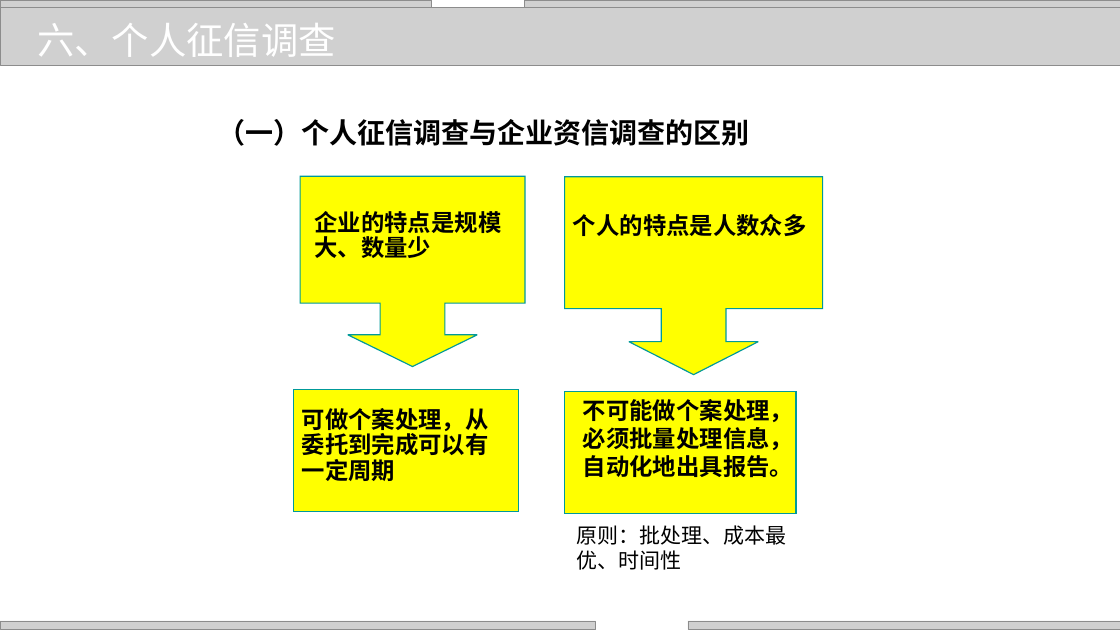
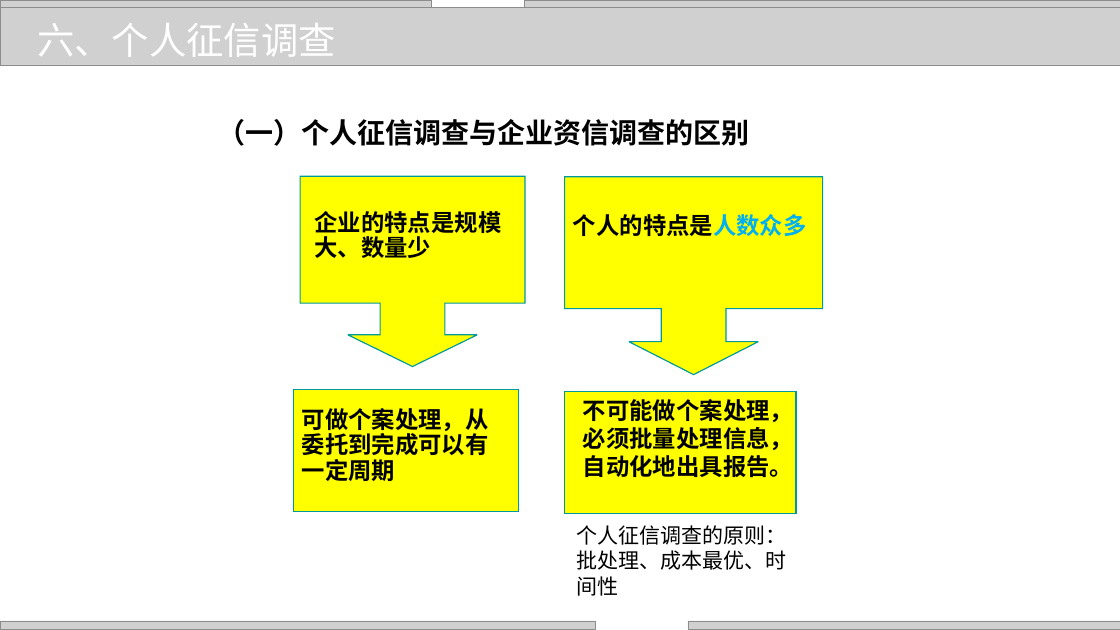
Before and after one commit to zhangjianzhang/internet_credit, a slide deck: slide 21 of files/slides/lecture_5.pptx. Drawn at 1120x630 pixels with LibreOffice and Linux fonts; fonts in the diff are those of the drawing; grey boxes stand for pictures; background and template pictures are left out. Boxes give left, top, right and bottom in pixels: in the first picture for what was removed or moved away, otherwise in the second. Text is boxed around its words. In the diff, an @@ line names an element or a change of style, - is before the commit and + after.

```diff
--- a/files/slides/lecture_5.pptx
+++ b/files/slides/lecture_5.pptx
@@ text "个人的特点是人数众多" at (573,214,807,236): text colour #000000 to #00B0F0 in "个人的特点是人数众多" @@
@@ text at (577,525,787,596): text changed @@
-原则：批处理、成本最优、时间性
+个人征信调查的原则：批处理、成本最优、时间性
```
Also in this commit, not shown: 19 other slides changed, 11 other files.
